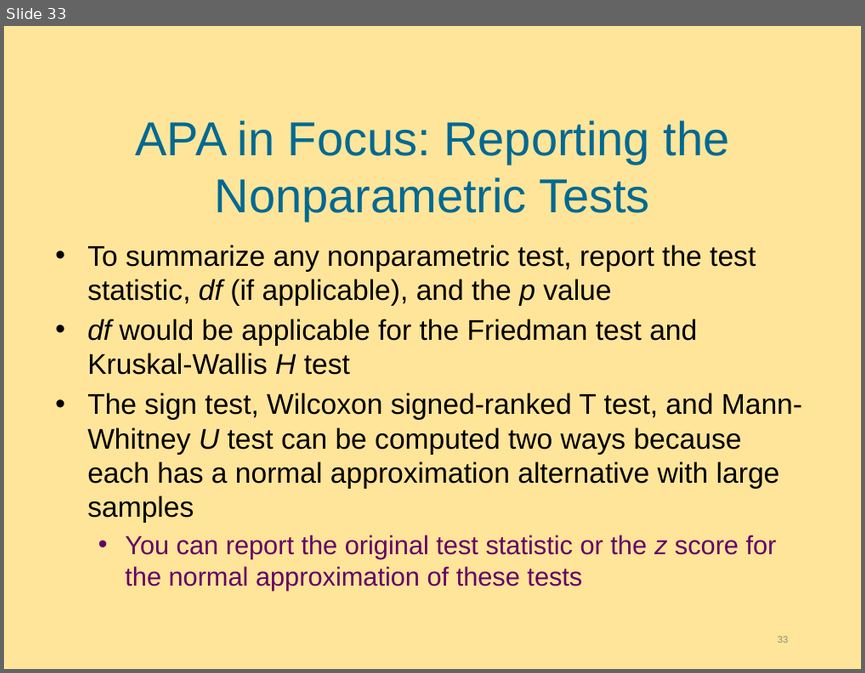
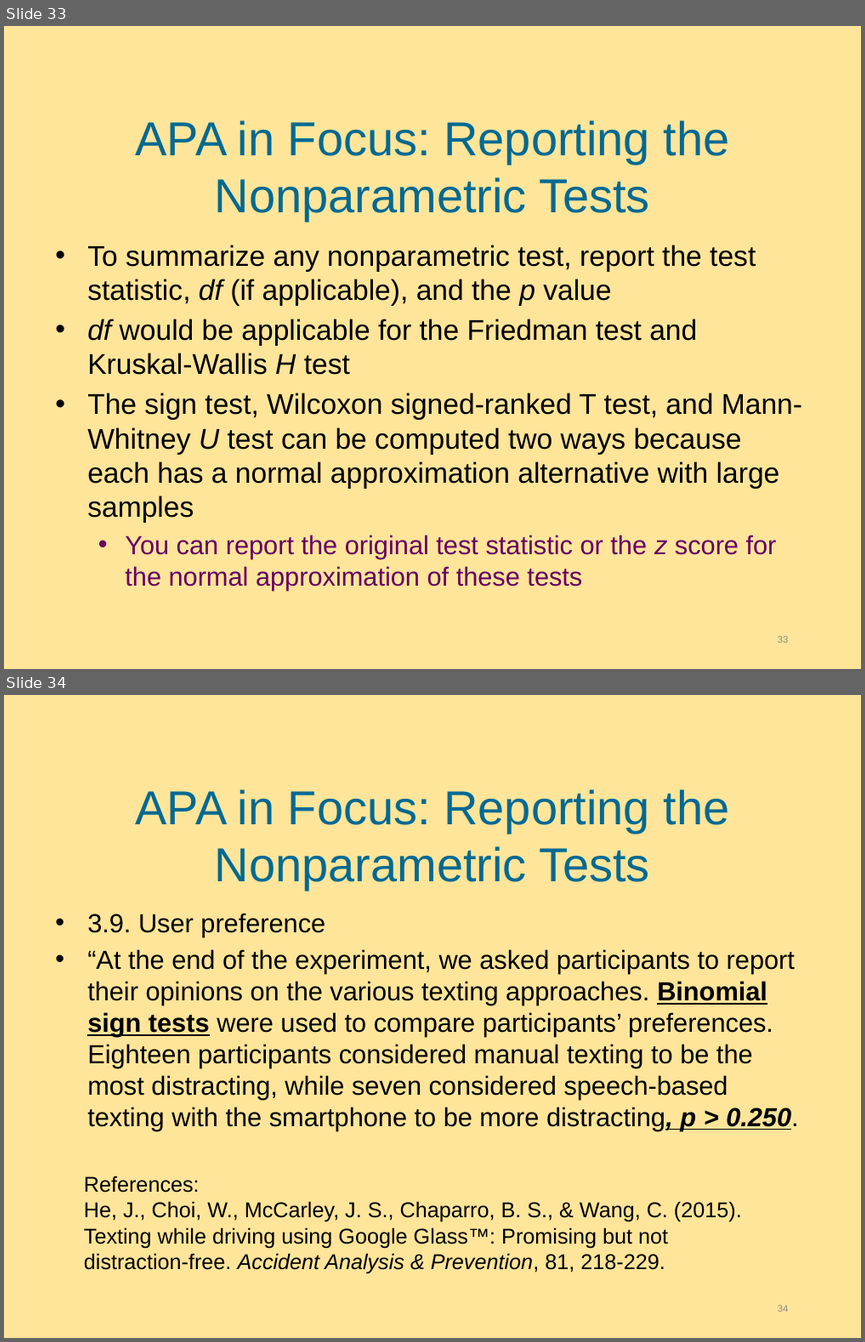
Before and after one commit to hejibo/Psychological-Statistics, a slide deck: Lecture 18 - Slides-Nonparametric Tests Tests for Ordinal Data/Lecture 18 - Slides-Nonparametric Tests Tests for Ordinal Data.pptx. Shown one above the other, each under a label of ours: slide 33 before the commit, slides 33 and 34 after it. The pictures are 865x673 and 865x1342 pixels, drawn with LibreOffice and Linux fonts; fonts in the diff are those of the drawing; background and template pictures are left out. Boxes give left, top, right and bottom in pixels: in the first picture for what was removed or moved away, otherwise in the second. Text is boxed around its words. In the diff, an @@ line names an element or a change of style, - is before the commit and + after.

Commit message:
add nonparametric testing

```diff
--- a/Lecture 18 - Slides-Nonparametric Tests Tests for Ordinal Data/Lecture 18 - Slides-Nonparametric Tests Tests for Ordinal Data.pptx
+++ b/Lecture 18 - Slides-Nonparametric Tests Tests for Ordinal Data/Lecture 18 - Slides-Nonparametric Tests Tests for Ordinal Data.pptx
@@ slide 34 added at (4, 695, 861, 1338), background picture (left out) @@
@@ title added at (136, 789, 730, 890), 40 pt, text #006993 @@
+APA in Focus: Reporting the Nonparametric Tests
@@ text added at (87, 913, 799, 1130), 22 pt, text #000000 @@
+• 3.9. User preference
+• “At the end of the experiment, we asked participants to report their opinions on the various texting approaches. Binomial sign tests were used to compare participants’ preferences. Eighteen participants considered manual texting to be the most distracting, while seven considered speech-based texting with the smartphone to be more distracting, p > 0.250.
@@ text added at (84, 1175, 742, 1273), 18 pt, text #000000 @@
+References:
+He, J., Choi, W., McCarley, J. S., Chaparro, B. S., & Wang, C. (2015). Texting while driving using Google Glass™: Promising but not distraction-free. Accident Analysis & Prevention, 81, 218-229.
@@ page number added at (778, 1304, 788, 1311), 8 pt, text #898989 @@
+34
```
Also in this commit, not shown: 6 slides changed, 30 other files.
